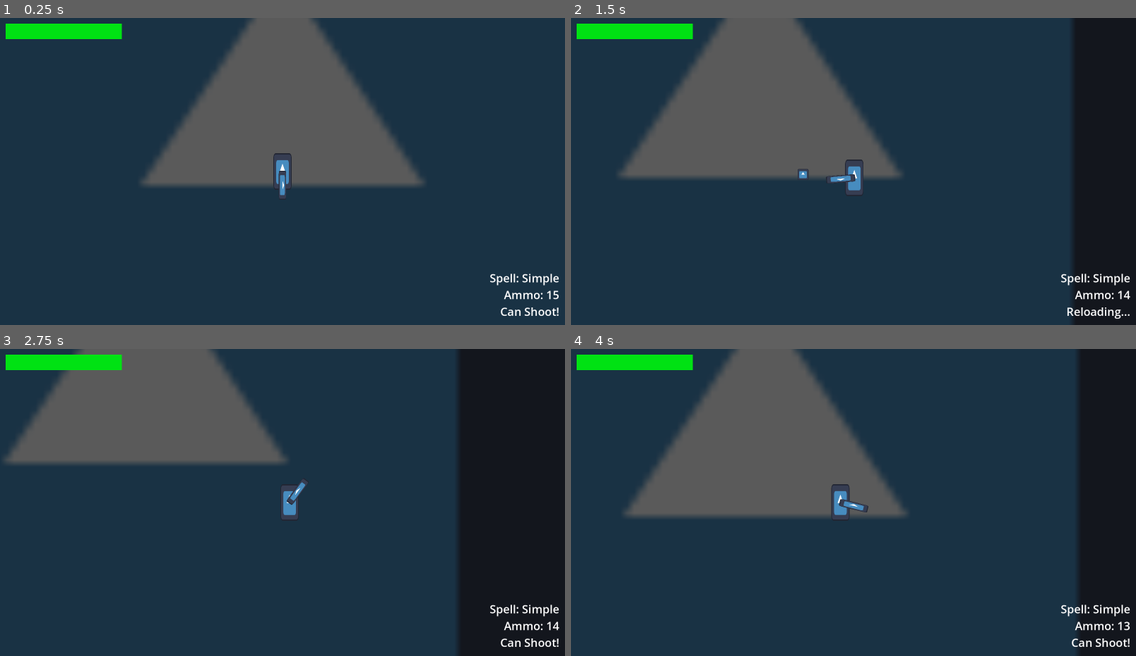
Above: before the commit, frames 1-4 (two rows, left to right).
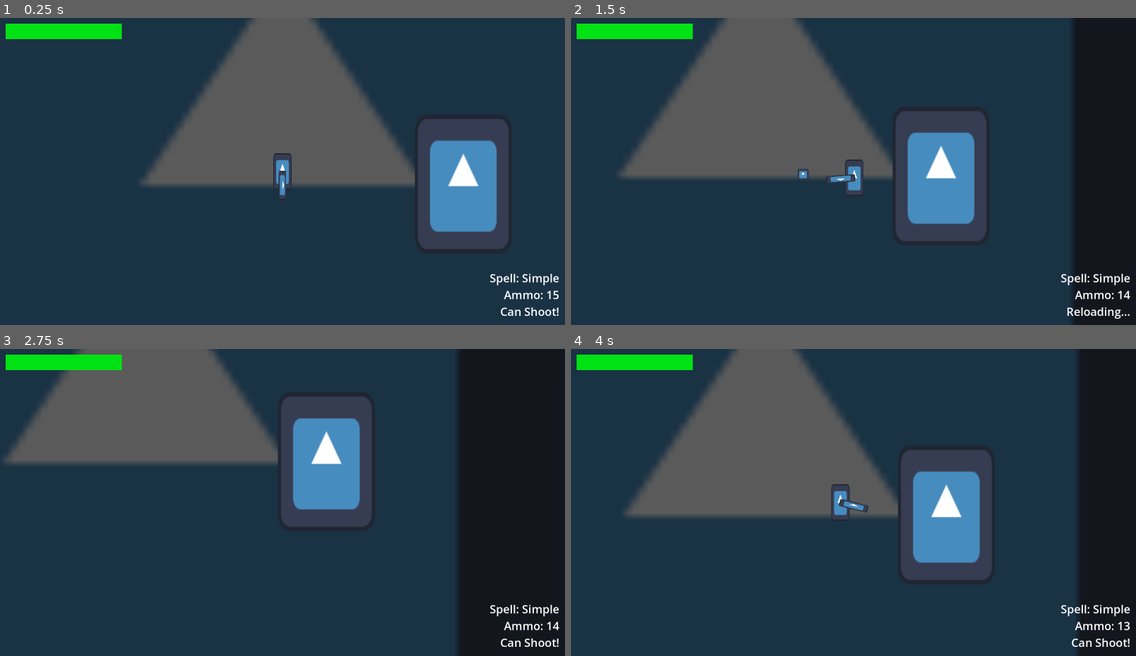
Above: after the commit, the same moments.

Repository: AgilMonkey/Wild-Bun-Magic
Game: Godot game, scene res://levels/main_test_scene/main_test_scene.tscn
The game is run twice, just before and just after one commit, with the same random seed, the same clock (stepped at 60 frames per second) and the same inputs. The engine's default icon, where the game draws it, is replaced by a stand-in: a white triangle on a blue panel in a dark square.
Inputs (mouse positions are in pixels of both pictures, inside the frame that each line leads up to):
- Up to frame 1 (0.25 s): no input
- Up to frame 2 (1.5 s): tap Enter at 0.5 s; move the mouse to (977, 156) at 0.52 s; hold D (move_right) 0.53-1.28 s; tap Shift (dash) at 0.6 s; move the mouse to (740, 186) at 1.27 s; hold S (move_down) from 1.28 s (still down); click (740, 186) at 1.35 s
- Up to frame 3 (2.75 s): move the mouse to (339, 434) at 2.02 s; release S (move_down) at 2.03 s; hold D (move_right) from 2.03 s (still down); tap Shift (dash) at 2.1 s
- Up to frame 4 (4 s): move the mouse to (825, 563) at 2.77 s; release D (move_right) at 2.78 s; hold W (move_up) 2.78-3.53 s; click (825, 563) at 2.85 s; move the mouse to (1023, 548) at 3.52 s; hold A (move_left) from 3.53 s (still down); tap Shift (dash) at 3.6 s

The runs differ from the first frame. In frame 1, 6.6% of the frame differs, in the area x 73-90%, y 33-76%; in frame 2, 6.6%; in frame 3, 6.5%; in frame 4, 6.6%, in the area x 57-75%, y 33-76%.

Commit message:
Make test damage

Diff:
--- a/commons/attackbox/attackbox_component.gd
+++ b/commons/attackbox/attackbox_component.gd
@@ -1,5 +1,10 @@
-class_name HurtboxComponent
+class_name AttackboxComponent
 extends Area2D
 
 
 @export var damage := 25
+
+
+func _on_area_entered(area: Area2D) -> void:
+	if area is HitboxComponent:
+		area.damage(damage)
--- a/commons/attackbox/attackbox_component.tscn
+++ b/commons/attackbox/attackbox_component.tscn
@@ -3,7 +3,6 @@
 [ext_resource type="Script" uid="uid://closisggnwstf" path="res://commons/attackbox/attackbox_component.gd" id="1_5y6r5"]
 
 [node name="AttackboxComponent" type="Area2D"]
-collision_layer = 12
-collision_mask = 0
-monitoring = false
 script = ExtResource("1_5y6r5")
+
+[connection signal="area_entered" from="." to="." method="_on_area_entered"]
--- a/commons/health/health_component.gd
+++ b/commons/health/health_component.gd
@@ -2,7 +2,7 @@
 extends Node
 
 
-signal health_changed(val)
+signal health_changed(val: int)
 signal health_reached_zero
 
 @export var max_health: int = 100
--- a/commons/hitbox/hitbox_component.tscn
+++ b/commons/hitbox/hitbox_component.tscn
@@ -3,9 +3,5 @@
 [ext_resource type="Script" uid="uid://d2ssuuarj6kcv" path="res://commons/hitbox/hitbox_component.gd" id="1_8y6cm"]
 
 [node name="HitboxComponent" type="Area2D"]
-collision_layer = 0
-collision_mask = 12
 monitorable = false
 script = ExtResource("1_8y6cm")
-
-[connection signal="area_entered" from="." to="." method="_on_area_entered"]
--- a/entities/player/player.gd
+++ b/entities/player/player.gd
@@ -1 +1,5 @@
 extends CharacterBody2D
+
+
+func _on_health_component_health_reached_zero() -> void:
+	print("GAME OVER")
--- a/entities/player/player.tscn
+++ b/entities/player/player.tscn
@@ -55,10 +55,13 @@
 script = ExtResource("6_8fjmc")
 metadata/_custom_type_script = "uid://ctvcfg16g1pkt"
 
-[node name="HitboxComponent" type="Area2D" parent="."]
+[node name="HitboxComponent" type="Area2D" parent="." node_paths=PackedStringArray("health")]
 script = ExtResource("8_26q78")
+health = NodePath("../HealthComponent")
 metadata/_custom_type_script = "uid://d2ssuuarj6kcv"
 
 [node name="CollisionShape2D" type="CollisionShape2D" parent="HitboxComponent"]
 shape = SubResource("CapsuleShape2D_26q78")
 debug_color = Color(0, 0.643416, 0.300425, 0.42)
+
+[connection signal="health_reached_zero" from="HealthComponent" to="." method="_on_health_component_health_reached_zero"]
--- a/levels/main_test_scene/main_test_scene.tscn
+++ b/levels/main_test_scene/main_test_scene.tscn
@@ -1,9 +1,13 @@
-[gd_scene load_steps=5 format=3 uid="uid://ca8tn02iyeljw"]
+[gd_scene load_steps=7 format=3 uid="uid://ca8tn02iyeljw"]
 
 [ext_resource type="Texture2D" uid="uid://cthw2iuwsc3ka" path="res://icon.svg" id="1_0ppp4"]
 [ext_resource type="PackedScene" uid="uid://dhl552xt6p4c1" path="res://entities/player/player.tscn" id="1_db3qx"]
 [ext_resource type="Script" uid="uid://bg16oasgteqcj" path="res://levels/main_test_scene/main_test_scene.gd" id="1_jvi5a"]
 [ext_resource type="PackedScene" uid="uid://dklbwgr08tit0" path="res://entities/ui/player_ui.tscn" id="4_o4x35"]
+[ext_resource type="PackedScene" uid="uid://ctqbx520r1gsq" path="res://commons/attackbox/attackbox_component.tscn" id="5_1itg7"]
+
+[sub_resource type="RectangleShape2D" id="RectangleShape2D_1itg7"]
+size = Vector2(356, 498)
 
 [node name="main_test_scene" type="Node2D"]
 script = ExtResource("1_jvi5a")
@@ -18,3 +22,13 @@
 [node name="UI" type="CanvasLayer" parent="."]
 
 [node name="PlayerUI" parent="UI" instance=ExtResource("4_o4x35")]
+
+[node name="AttackboxComponent" parent="." instance=ExtResource("5_1itg7")]
+position = Vector2(634, 44)
+
+[node name="CollisionShape2D" type="CollisionShape2D" parent="AttackboxComponent"]
+shape = SubResource("RectangleShape2D_1itg7")
+
+[node name="Sprite2D" type="Sprite2D" parent="AttackboxComponent"]
+scale = Vector2(2.65625, 3.8125)
+texture = ExtResource("1_0ppp4")
